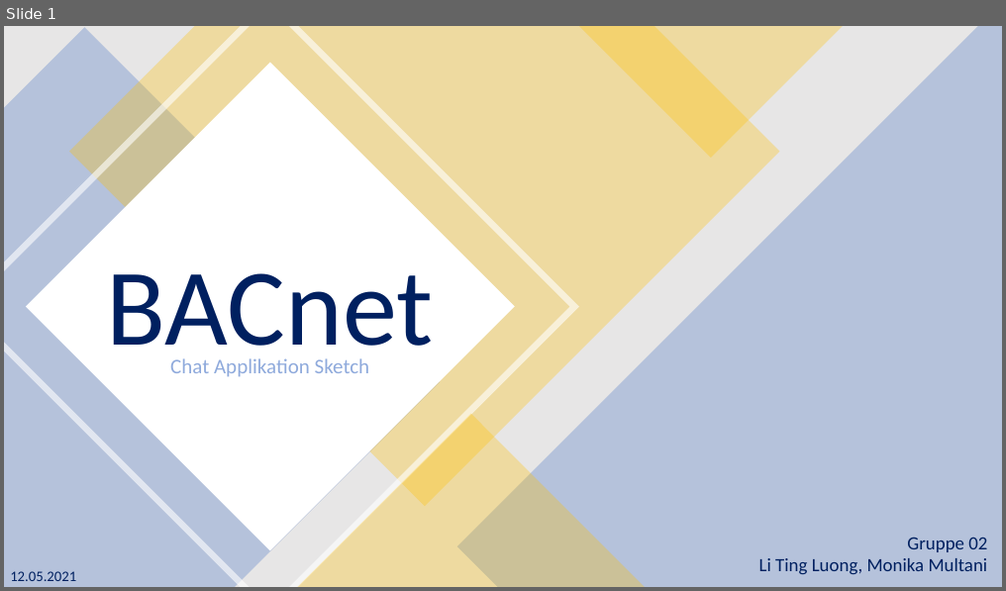
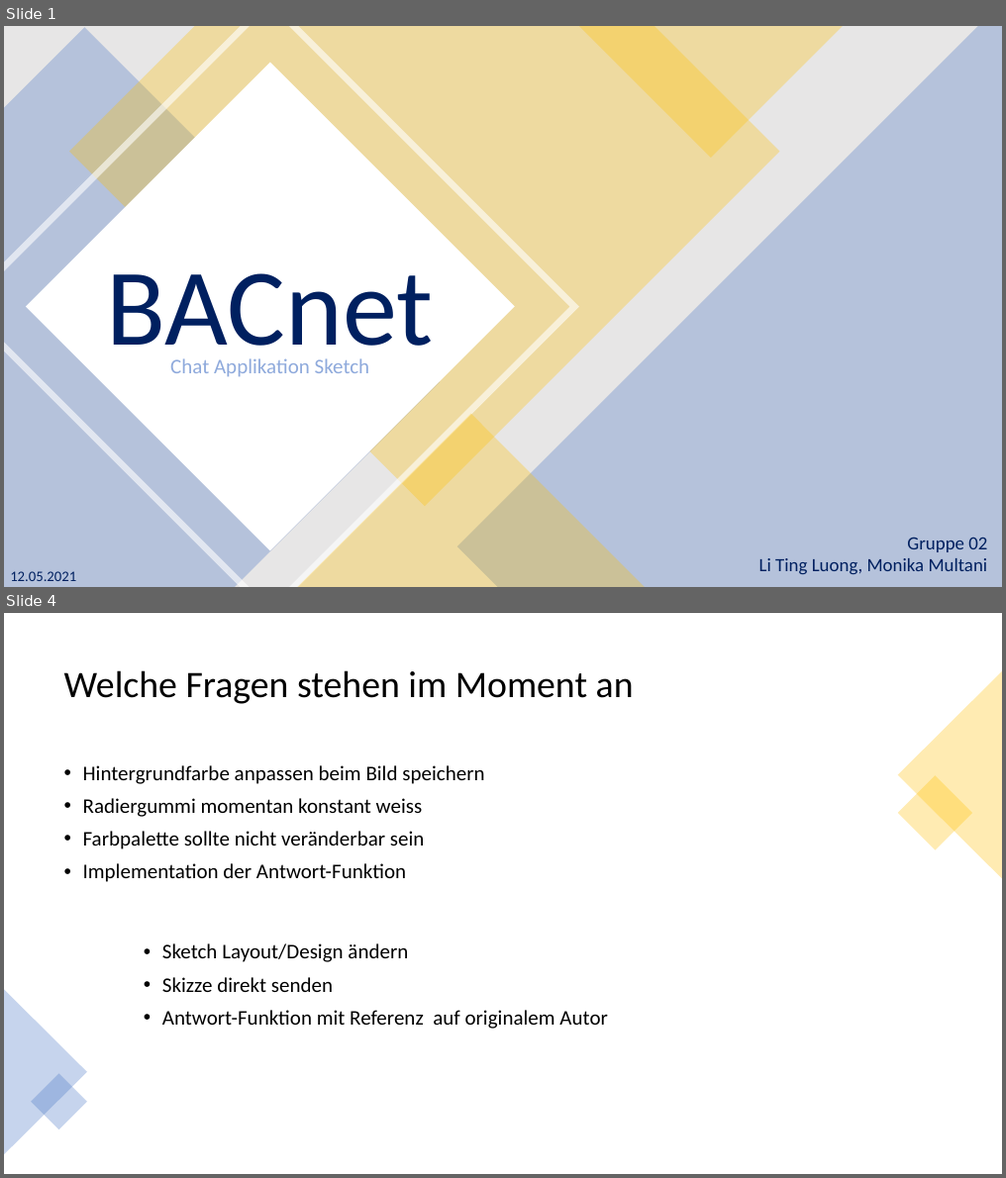
Before and after one commit to monikamultani/BACnet, a slide deck: 21-fs-ias-lec/groups/02-ChatApplikationSketch/presentation/BACnet_zwischenstand.pptx. Shown one above the other, each under a label of ours: slide 1 before the commit, slides 1 and 4 after it; the slides between them are not shown. The pictures are 1006x591 and 1006x1178 pixels, drawn with LibreOffice and Linux fonts; fonts in the diff are those of the drawing. Boxes give left, top, right and bottom in pixels: in the first picture for what was removed or moved away, otherwise in the second. Text is boxed around its words. In the diff, an @@ line names an element or a change of style, - is before the commit and + after.

```diff
--- a/21-fs-ias-lec/groups/02-ChatApplikationSketch/presentation/BACnet_zwischenstand.pptx
+++ b/21-fs-ias-lec/groups/02-ChatApplikationSketch/presentation/BACnet_zwischenstand.pptx
@@ slide 4 added at (4, 613, 1002, 1174), background #FFFFFF @@
@@ title added at (64, 670, 634, 704), 36 pt, text #000000 @@
+Welche Fragen stehen im Moment an
@@ triangle added at (898, 671, 1002, 878), fill #FFC000 at 30% opacity @@
@@ text added at (83, 765, 484, 882), 20 pt, text #000000 @@
+• Hintergrundfarbe anpassen beim Bild speichern
+• Radiergummi momentan konstant weiss
+• Farbpalette sollte nicht veränderbar sein
+• Implementation der Antwort-Funktion
@@ rectangle added at (898, 775, 973, 851), fill #FFC000 at 30% opacity @@
@@ text added at (162, 944, 607, 1029), 20 pt, text #000000 @@
+• Sketch Layout/Design ändern
+• Skizze direkt senden
+• Antwort-Funktion mit Referenz auf originalem Autor
@@ triangle added at (4, 989, 87, 1155), fill #4472C4 at 30% opacity @@
@@ rectangle added at (31, 1073, 87, 1130), fill #4472C4 at 30% opacity @@
```
Also in this commit, not shown: 1 slide changed, 1 other slide added.
